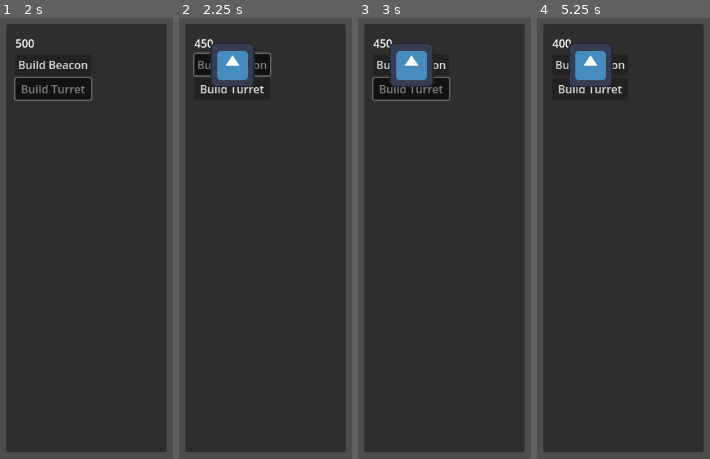
Above: before the commit, frames 1-4 (left to right).
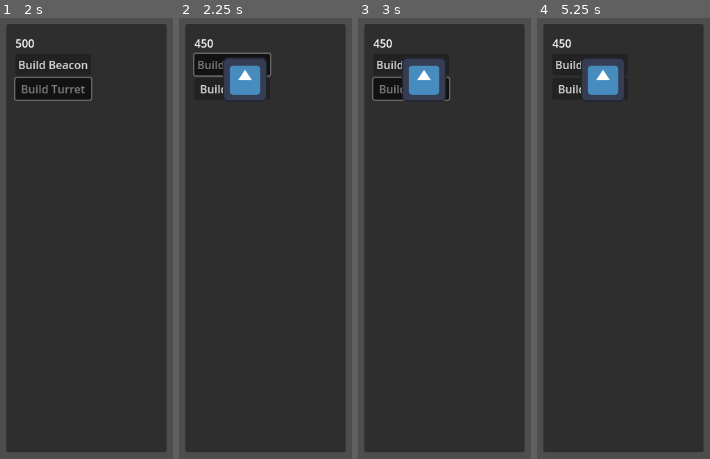
Above: after the commit, the same moments.

Repository: Li05j/it-spreads-gamejam
Game: Godot game, scene res://scenes/main/main.tscn
Two runs of this game, one before a commit and one after it. Both use one fixed random seed, a clock stepped at 60 frames per second and the inputs below. The engine's default icon, where the game draws it, is replaced by a stand-in: a white triangle on a blue panel in a dark square.
Inputs (mouse positions are in pixels of both pictures, inside the frame that each line leads up to):
- Up to frame 1 (2 s): click "Build Beacon" at 0.5 s; click "Build Turret" at 1.25 s
- Up to frame 2 (2.25 s): click "Build Beacon" at 2 s
- Up to frame 3 (3 s): click "Build Turret" at 2.75 s
- Up to frame 4 (5.25 s): click "Build Beacon" at 3.5 s; click "Build Turret" at 4.25 s; tap Enter at 5 s; move the mouse to (outside the picture) at 5.02 s; click (outside the picture) at 5.17 s

Frame 1 is identical in both runs. In frame 2, 3.2% of the frame differs, in the area x 17-51%, y 5-19%; in frame 3, 3.3%; in frame 4, 3.2%.

Commit message:
grid turret placement, check tile occupied

Diff:
--- a/scenes/main/main.gd
+++ b/scenes/main/main.gd
@@ -10,6 +10,9 @@
 var active_button = null
 var gold = INITIAL_GOLD # Initial gold value
 
+var map: Dictionary = {}
+var enemyManager: Array = []
+
 func _ready():
 	set_process_input(true)
 	$controlPanel/VBox/goldDisplay.text = str(gold)
@@ -17,18 +20,23 @@
 func _input(event):
 	if event is InputEventMouseButton and event.pressed:
 		print("Mouse button pressed at position: ", event.position)
+		var tilemap_position = get_tilemap_position(event.position)
 		if active_button == $controlPanel/VBox/buildTurretButton:
-			spawn_turret(event.position)
+			spawn_turret(tilemap_position)
 		elif active_button == $controlPanel/VBox/buildBeaconButton:
-			spawn_beacon(event.position)
+			spawn_beacon(tilemap_position)
 
 func spawn_turret(click_position):
 	if !check_afforadble("turret"):
 		return # Player cannot afford turret
 
+	if check_occupied(click_position):
+		return # player cannot place turret on occupied tile
+
 	var turret_instance = TurretScene.instantiate() # Create an instance of the turret
 	if turret_instance:
 		add_child(turret_instance)  # Add it to the Main scene tree
+		map[click_position] = true
 		turret_instance.position = click_position
 		gold -= TURRET_PRICE
 		$controlPanel/VBox/goldDisplay.text = str(gold) # Update gold display
@@ -81,7 +89,11 @@
 	active_button = button
 	active_button.modulate = Color(0.5, 0.5, 0.5)
 
+func get_tilemap_position(pos):
+	return $tilemap.map_to_local($tilemap.local_to_map(pos))
 
+func check_occupied(pos):
+	return pos in map and map[pos] != null
 #
 ## Called when the node enters the scene tree for the first time.
 #func _ready():
--- a/scenes/main/main.tscn
+++ b/scenes/main/main.tscn
@@ -4,7 +4,7 @@
 [ext_resource type="ButtonGroup" uid="uid://cgrokv7q16c1n" path="res://button-groups/buildButtons.tres" id="2_ojkpf"]
 
 [sub_resource type="TileSet" id="TileSet_2ygf7"]
-tile_size = Vector2i(128, 128)
+tile_size = Vector2i(64, 64)
 
 [node name="Main" type="Control"]
 layout_mode = 3
@@ -21,7 +21,7 @@
 grow_vertical = 2
 script = ExtResource("1_ljk6n")
 
-[node name="TileMap" type="TileMap" parent="."]
+[node name="tilemap" type="TileMap" parent="."]
 tile_set = SubResource("TileSet_2ygf7")
 rendering_quadrant_size = 128
 format = 2
Not shown, changed: .gitignore
